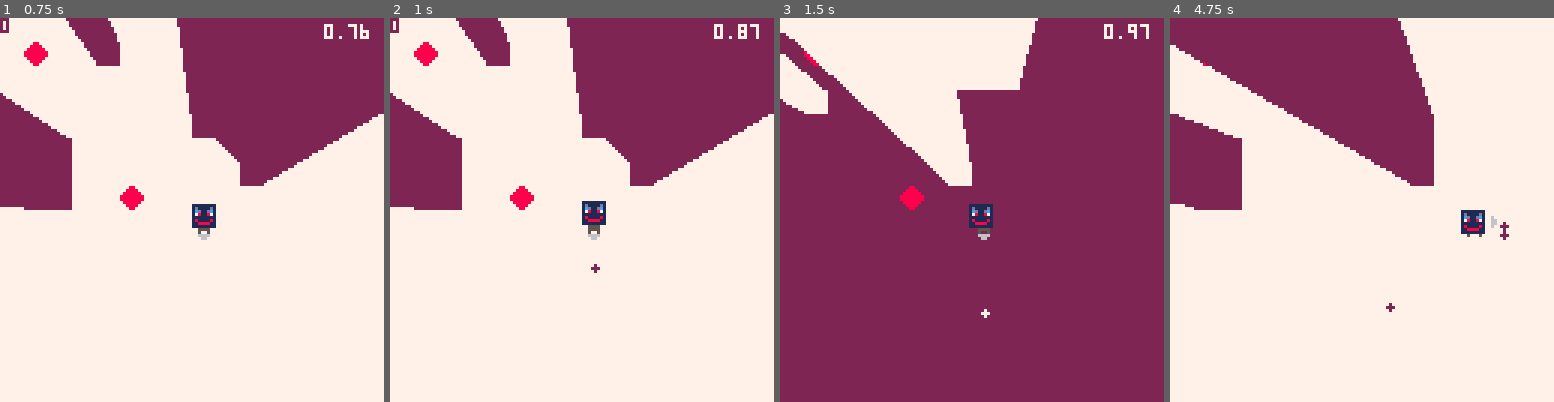
Above: before the commit, frames 1-4 (left to right).
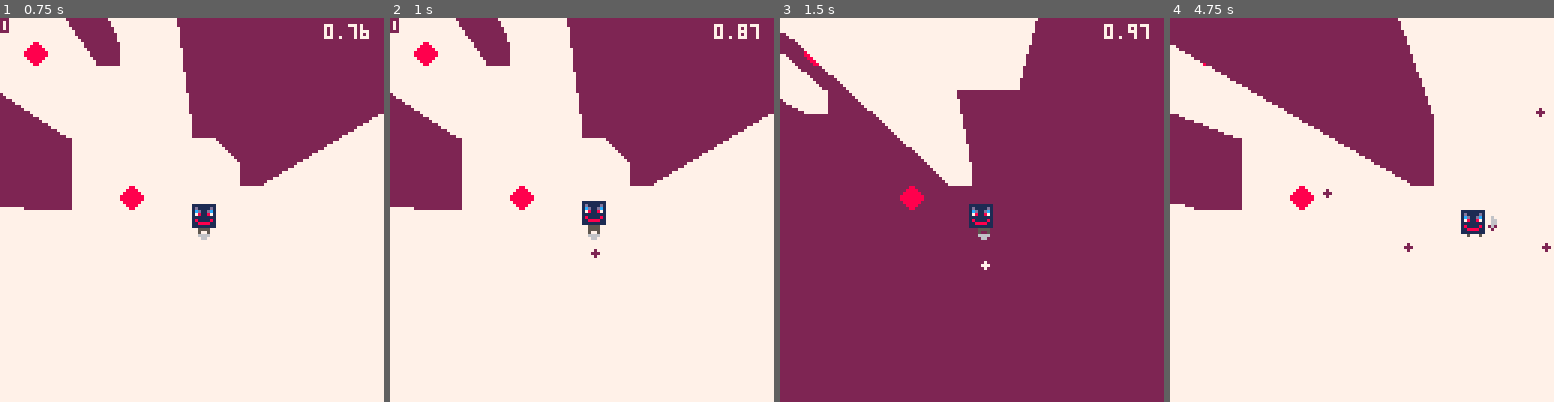
Above: after the commit, the same moments.

Repository: Shishudy/GlobalGameJam2026
Game: PICO-8 cartridge lua/playertest.p8
The game is run twice, just before and just after one commit, with the same random seed, the same clock (stepped at 60 frames per second) and the same inputs.
Inputs:
- Up to frame 1 (0.75 s): tap X (X key) at 0.33 s; tap O (Z key) at 0.7 s
- Up to frame 2 (1 s): no input
- Up to frame 3 (1.5 s): tap X (X key) at 1.07 s
- Up to frame 4 (4.75 s): hold Right 1.6-2.1 s; tap O (Z key) every 0.4 s from 1.7 to 4.5 s; tap X (X key) at 1.85, 2.97, 4.08 s; hold Up 2.15-2.42 s; hold Right 2.47-3.03 s; hold Left 3.08-3.58 s; hold Down 3.63-3.97 s; hold Right 4.02-4.68 s; hold Up from 4.73 s (still down)

Frame 1 is identical in both runs. In frame 2, less than 0.1% of the frame differs, in the area x 52-55%, y 60-67%; in frame 3, less than 0.1%; in frame 4, 0.5%, in the area x 31-100%, y 23-77%.

Commit message:
bullet slowmotion

Diff:
--- a/lua/SlowMotion.lua
+++ b/lua/SlowMotion.lua
@@ -1,6 +1,8 @@
+slow_motion_status = false
+
 function slow_motion()
-	if not active then
-		active = true
+	if not slow_motion_status then
+		slow_motion_status = true
 		timer_set_slow(true)
 		-- timer(true)
 	else
@@ -9,7 +11,7 @@
 		end
 		-- timer(false)
 		timer_set_slow(false)
-		active = false
+		slow_motion_status = false
 	end
 
 end
--- a/lua/bullets.lua
+++ b/lua/bullets.lua
@@ -1,4 +1,7 @@
 bullets = {}
+
+local slomo_speed = 0.3
+local normal_speed = 2
 
 function spawnBullet(x, y, dx, dy)
 	add(
@@ -19,11 +22,13 @@
 		else
 			if check_location_collision(b.x, b.y, 2) then
 				current_targets_destroyed += 1
-				mset(flr(b.x / 8), flr(b.y / 8), 0)
+				mset(flr(b.x / 8) + MAP_W_MIN, flr(b.y / 8) + MAP_H_MIN, 0)
 				del(bullets, b)
 			else
-				b.x += b.dx
-				b.y += b.dy
+				local speed = normal_speed
+				if slow_motion_status then speed = slomo_speed end
+				b.x += b.dx * speed
+				b.y += b.dy * speed
 			end
 		end
 	end
